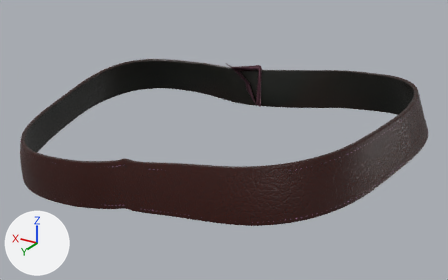
Before and after pictures for a commit that changed the glTF model godot/art/gear/out/body_p1/ranger.belt.gltf.
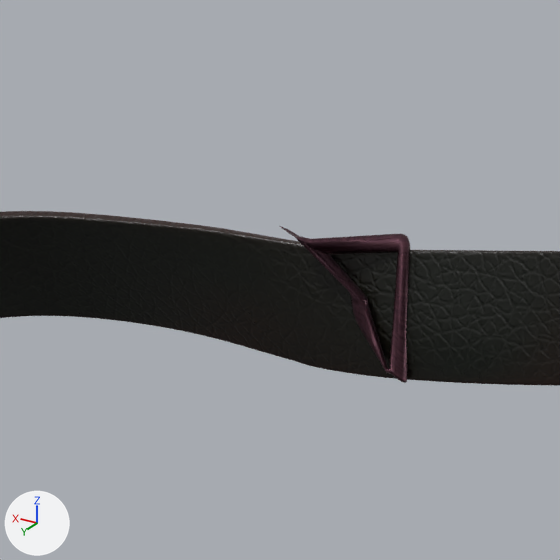
Each version is shown whole from a 50 mm camera at (-0.2978, 0.5015, 1.242) aimed at (-0.0082, 0.0189, 1.0008), then close up on the part from 33% to 68% of the width and 0% to 56% of the height. Lighting does not change. The marker at lower left points along +X, +Y and +Z. The last two pictures show the newer version. Both versions are drawn at full value of the shape key 'hip_flex135_l' of 'ranger.belt.bronze'; the numbers are the values there. Vertices at exactly the same position are counted once.

In view in the first close-up: 'ranger.belt.bronze', 'ranger.belt.brownleather'.
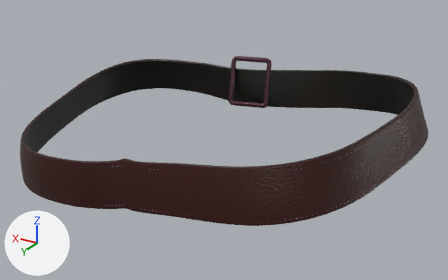
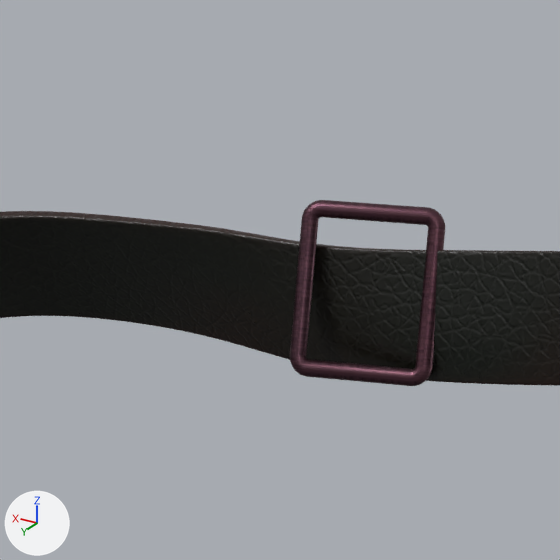
Boxes (x1, y1, x2, y2) around the edits, measured in the close-ups (560 x 560 px):
'ranger.belt.bronze', reshaped (19% wider, 18% taller): before (280, 226, 410, 383); after (290, 200, 445, 386)

The edits, one by one:
me_ranger_belt_bronze is used by ob_ranger_belt_bronze; location (0.0, 0.0, 0.0).
me_ranger_belt_bronze had 372 vertices, 744 faces and spanned x 0.015..0.0581, y -0.1153..-0.0928, z 0.9923..1.0409.
me_ranger_belt_bronze now has 372 vertices, 744 faces and spans x 0.0058..0.0558, y -0.1203..-0.0878, z 0.9929..1.0473.
me_ranger_belt_bronze part 1: 372 of 372 vertices moved; they spanned x 0.015..0.0581, y -0.1153..-0.0928, z 0.9923..1.0409 and now span x 0.0058..0.0558, y -0.1203..-0.0878, z 0.9929..1.0473; mean shift (0.0001, 0.0, 0.0).
